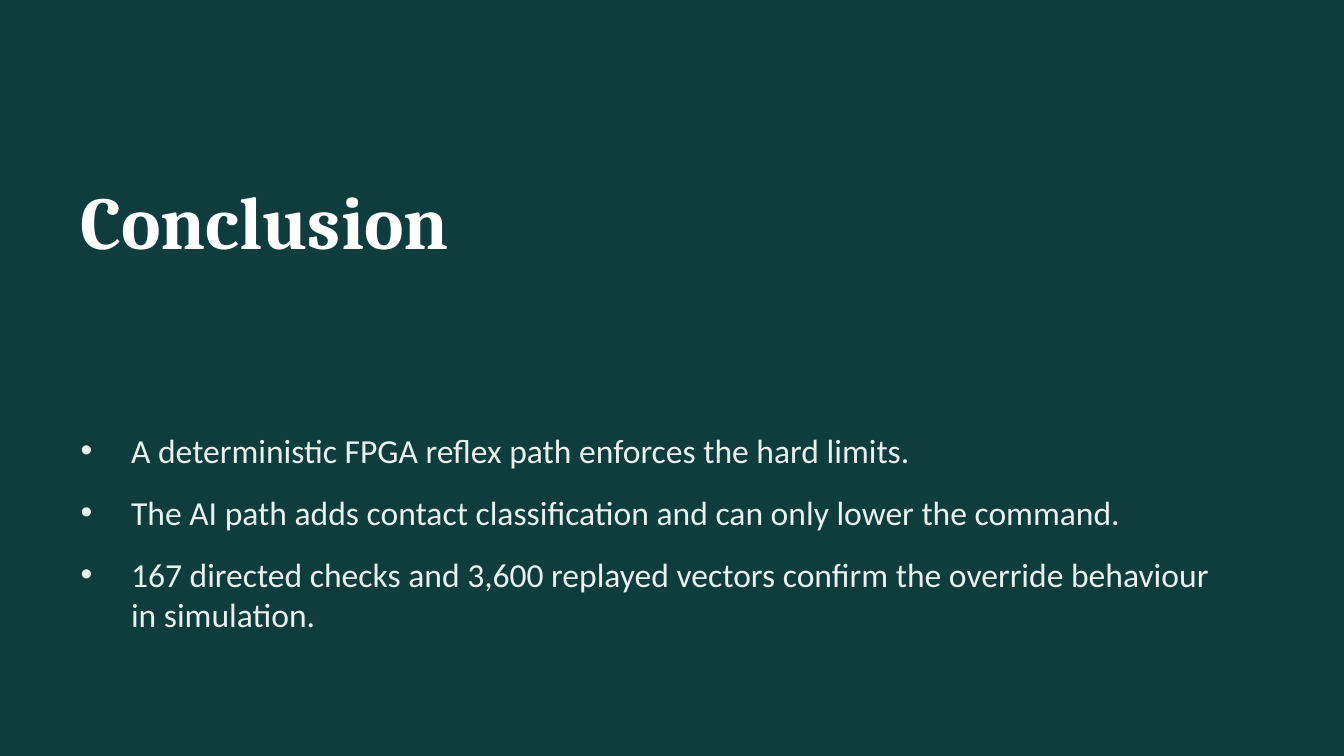
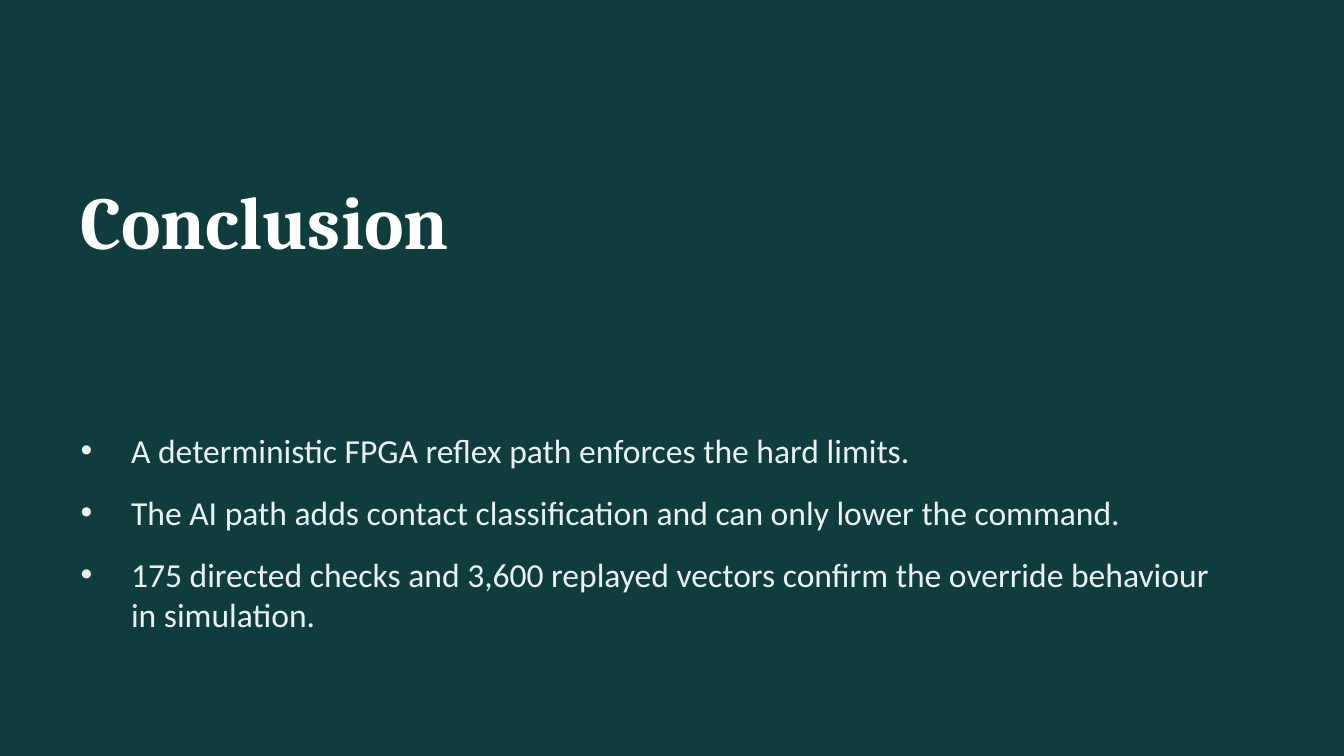
Before and after one commit to sanjiv283/tactile-reflex-system, a slide deck: slide 24 of docs/tactile_reflex_system.pptx (slide 22 before the commit). Drawn at 1344x756 pixels with LibreOffice and Linux fonts; fonts in the diff are those of the drawing. Boxes give left, top, right and bottom in pixels: in the first picture for what was removed or moved away, otherwise in the second. Text is boxed around its words. In the diff, an @@ line names an element or a change of style, - is before the commit and + after.

```diff
--- a/docs/tactile_reflex_system.pptx
+++ b/docs/tactile_reflex_system.pptx
@@ text at (131, 563, 1208, 593): text changed @@
-• 167 directed checks and 3,600 replayed vectors confirm the override behaviour in simulation.
+• 175 directed checks and 3,600 replayed vectors confirm the override behaviour in simulation.
```
Also in this commit, not shown: 2 other slides changed, 2 slides added, 29 other files.
